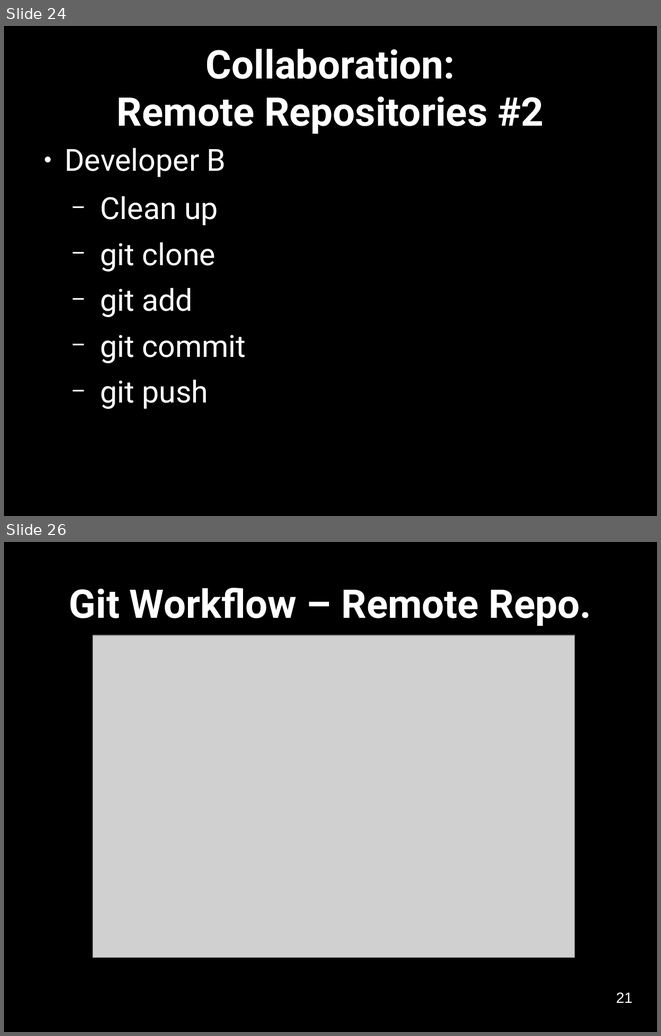
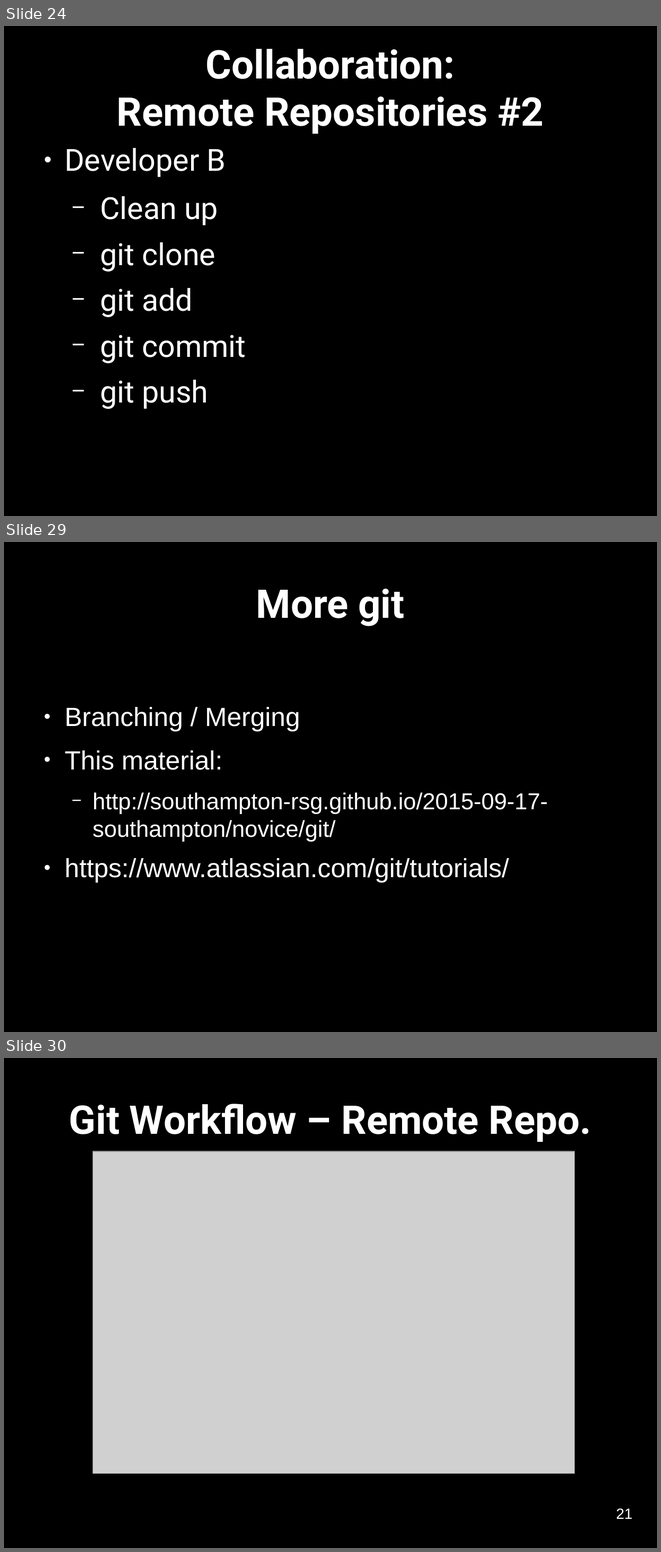
Before and after one commit to Southampton-RSG/2015-09-17-southampton, a slide deck: novice/git/version-control-with-git-slides.odp. Shown one above the other, each under a label of ours: slides 24 and 26 before the commit, slides 24, 29 and 30 after it; the slides between them are not shown. The pictures are 661x1036 and 661x1552 pixels, drawn with LibreOffice and Linux fonts; fonts in the diff are those of the drawing; grey boxes stand for pictures. Boxes give left, top, right and bottom in pixels: in the first picture for what was removed or moved away, otherwise in the second. Text is boxed around its words. In the diff, an @@ line names an element or a change of style, - is before the commit and + after.

```diff
--- a/novice/git/version-control-with-git-slides.odp
+++ b/novice/git/version-control-with-git-slides.odp
@@ slide 29 added at [4, 542, 657, 1032], background #000000 @@
@@ title added at [256, 589, 404, 626], 48 pt, text #FFFFFF, bold @@
+More git
@@ text added at [64, 707, 548, 882], 32 pt, text #FFFFFF @@
+● Branching / Merging
+● This material:
+  − http://southampton-rsg.github.io/2015-09-17-southampton/novice/git/
+● https://www.atlassian.com/git/tutorials/
@@ what was slide 26 is now slide 30 @@
```
Also in this commit, not shown: 2 slides changed, 3 other slides added, 4 other files.
